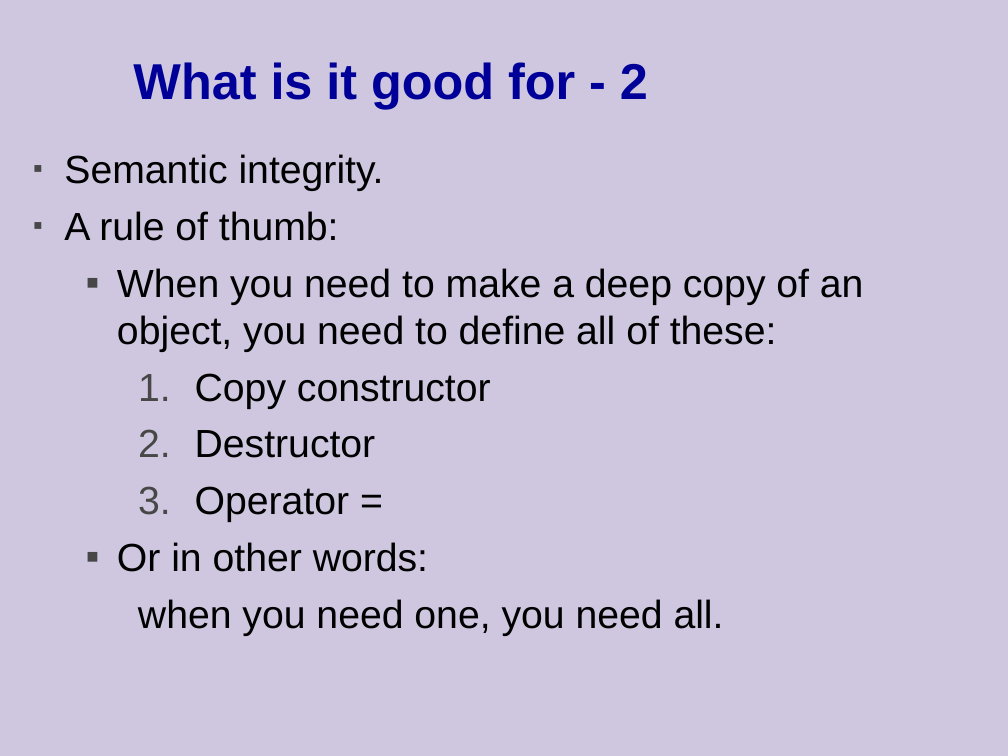
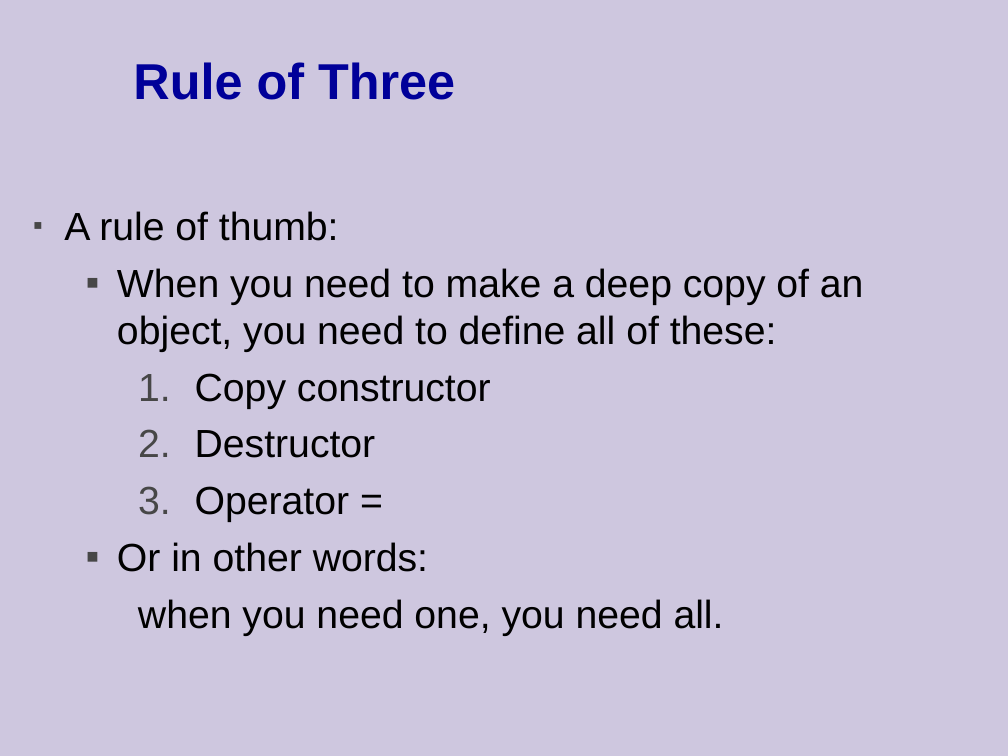
Before and after one commit to cpp-at-ariel/cpp-5778, a slide deck: slide 10 of week04-operator-overloading/slides.odp (slide 4 before the commit). Drawn at 1008x756 pixels with LibreOffice and Linux fonts; fonts in the diff are those of the drawing. Boxes give left, top, right and bottom in pixels: in the first picture for what was removed or moved away, otherwise in the second. Text is boxed around its words. In the diff, an @@ line names an element or a change of style, - is before the commit and + after.

```diff
--- a/week04-operator-overloading/slides.odp
+++ b/week04-operator-overloading/slides.odp
@@ title at box(133, 62, 455, 100): text changed @@
-What is it good for - 2
+Rule of Three
@@ text at box(64, 154, 384, 191): paragraph removed @@
-▪ Semantic integrity.
```
Also in this commit, not shown: 2 other slides changed, 2 slides added, 1 slide removed, 54 other files.
